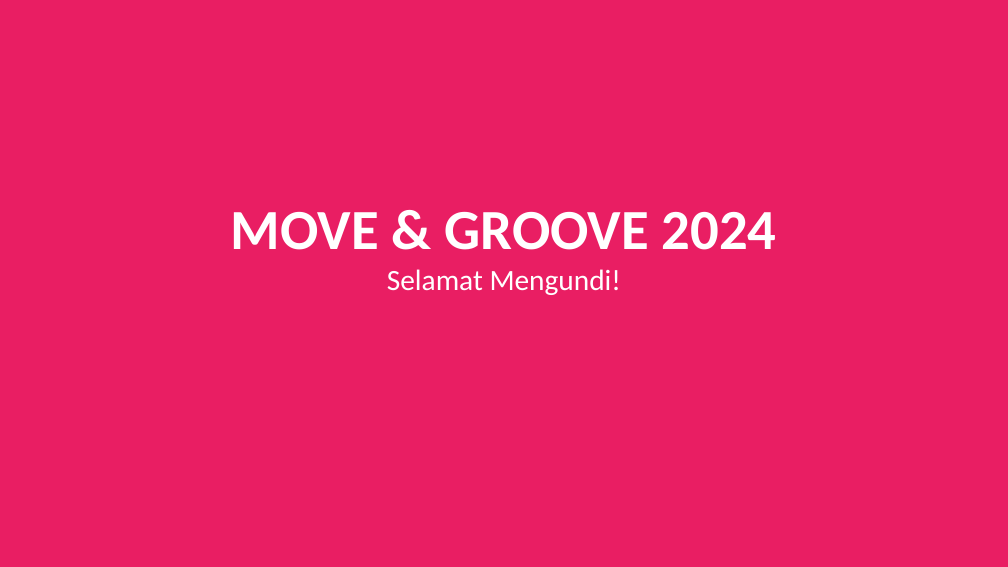
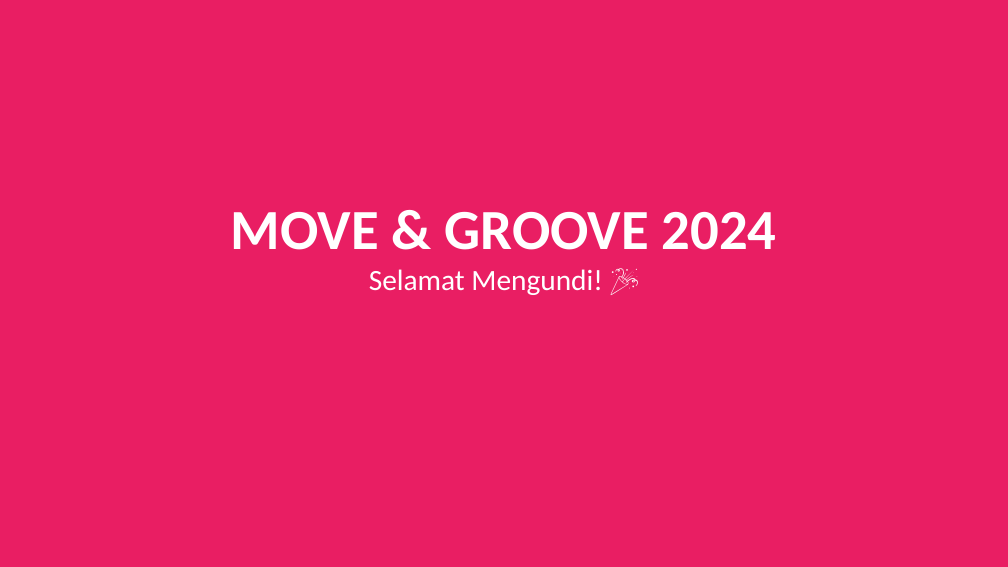
Before and after one commit to Wahyoe-underscore/LotteryStream, a slide deck: slide 12 of MoveGroove_Flow_Presentation.pptx (slide 13 before the commit). Drawn at 1008x567 pixels with LibreOffice and Linux fonts; fonts in the diff are those of the drawing. Boxes give left, top, right and bottom in pixels: in the first picture for what was removed or moved away, otherwise in the second. Text is boxed around its words. In the diff, an @@ line names an element or a change of style, - is before the commit and + after.

```diff
--- a/MoveGroove_Flow_Presentation.pptx
+++ b/MoveGroove_Flow_Presentation.pptx
@@ text at bbox=[369, 269, 602, 295]: text changed @@
-Selamat Mengundi!
+Selamat Mengundi! 🎉
```
Also in this commit, not shown: 2 other slides changed, 8 slides added, 9 slides removed, 6 other files.
